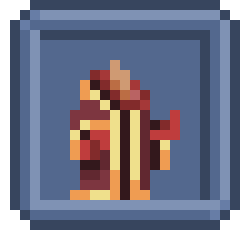
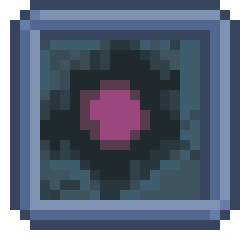
Two versions of the same layered image (240 × 240). Layer-by-layer changes:
added layer "miniboss_pit_02.png" above "Pasted Layer #6" over [40, 40, 200, 200]
added layer "Pasted Layer #6" above "Pasted Layer #5" over [40, 40, 200, 200]
hid "Pasted Layer #4" over [70, 60, 180, 200]
